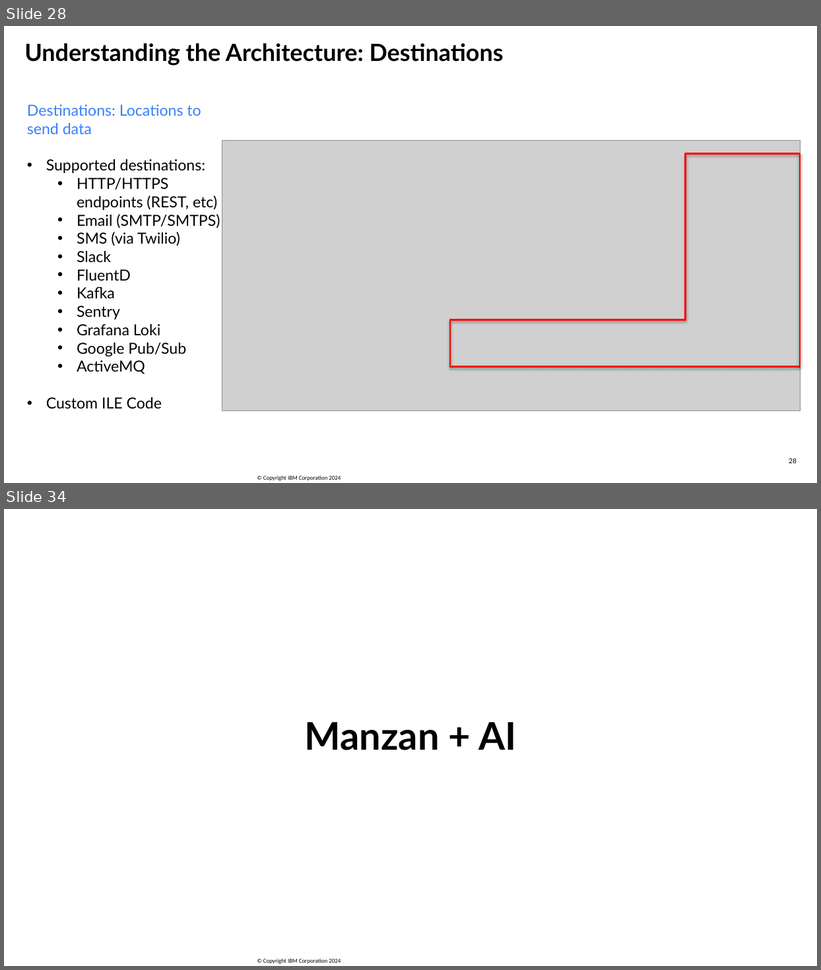
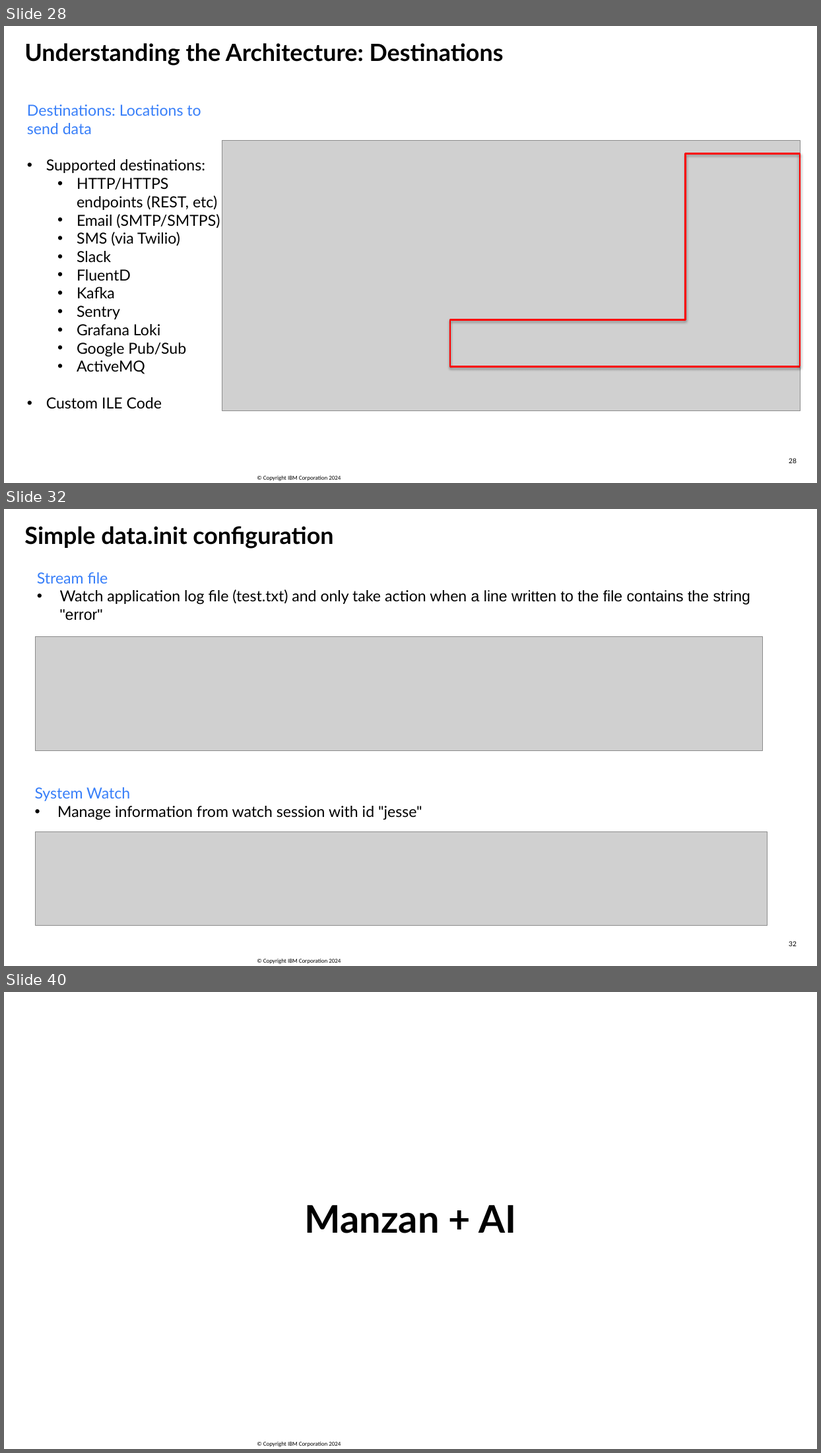
Before and after one commit to SanjulaGanepola/ibmi-talks, a slide deck: OSS Tools For System Management/OSS-Tools-For-System-Management.pptx. Shown one above the other, each under a label of ours: slides 28 and 34 before the commit, slides 28, 32 and 40 after it; the slides between them are not shown. The pictures are 821x970 and 821x1453 pixels, drawn with LibreOffice and Linux fonts; fonts in the diff are those of the drawing; grey boxes stand for pictures; background and template pictures are left out. Boxes give left, top, right and bottom in pixels: in the first picture for what was removed or moved away, otherwise in the second. Text is boxed around its words. In the diff, an @@ line names an element or a change of style, - is before the commit and + after.

```diff
--- a/OSS Tools For System Management/OSS-Tools-For-System-Management.pptx
+++ b/OSS Tools For System Management/OSS-Tools-For-System-Management.pptx
@@ slide 32 added at bbox=[4, 509, 817, 966], background #FFFFFF; not listed: 1 template element that a slide beside it also shows @@
@@ text added at bbox=[24, 526, 333, 549], 28 pt, text #000000, bold @@
+Simple data.init configuration
@@ text added at bbox=[37, 572, 750, 621], 18 pt, text #000000 @@
+Stream file
+• Watch application log file (test.txt) and only take action when a line written to the file contains the string "error"
@@ picture added at bbox=[35, 636, 763, 751] @@
@@ text added at bbox=[35, 788, 422, 821], 18 pt, text #000000 @@
+System Watch
+• Manage information from watch session with id "jesse"
@@ picture added at bbox=[35, 832, 767, 926] @@
@@ page number added at bbox=[789, 941, 797, 947], 8 pt, text #000000 @@
+32
@@ what was slide 34 is now slide 40 @@
```
Also in this commit, not shown: 9 slides changed, 7 other slides added, 2 slides removed, 1 other file.
